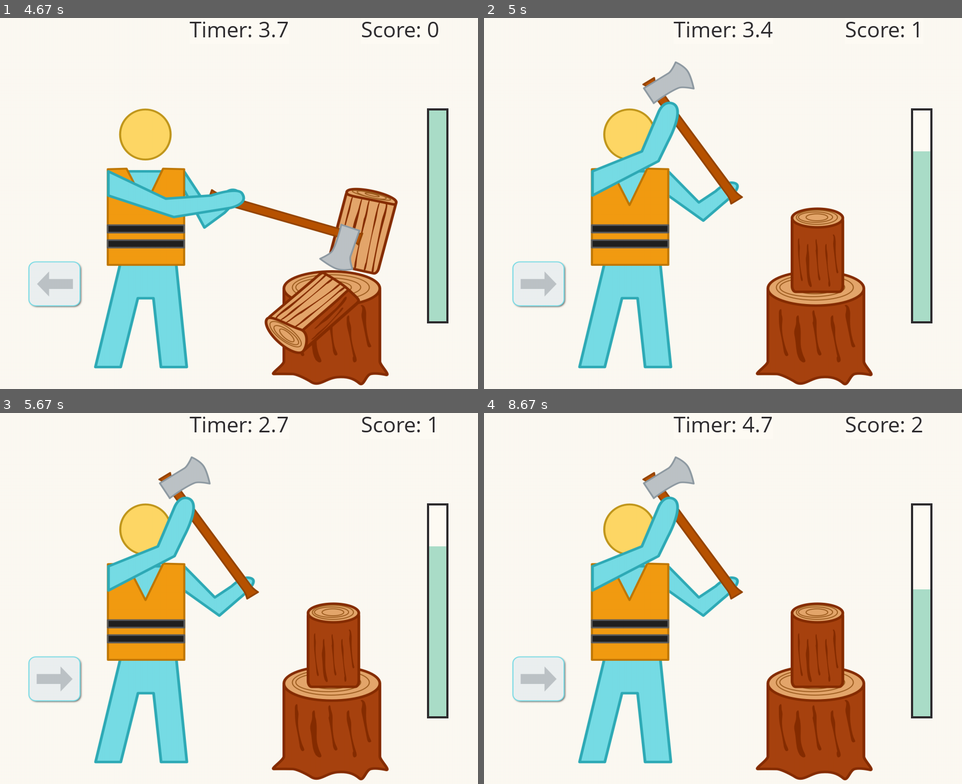
Above: before the commit, frames 1-4 (two rows, left to right).
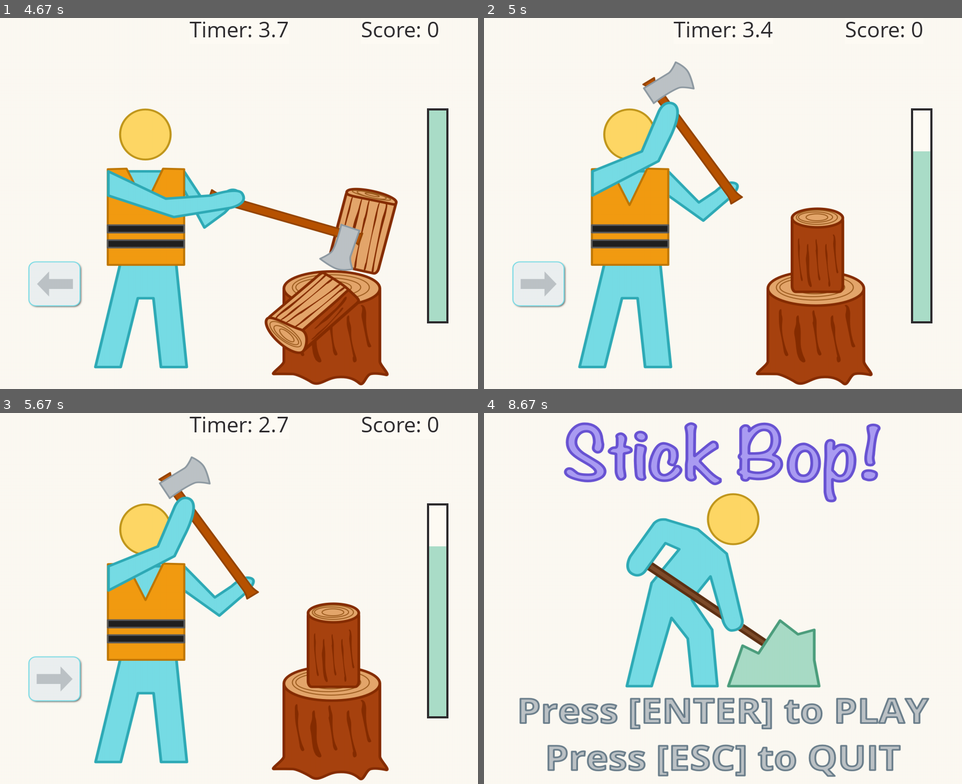
Above: after the commit, the same moments.

Repository: jwl-7/Stick-Bop
Game: pygame game, started from stick-bop.py
Same seed, same stepped clock (60 frames per second), same inputs: the game is played once before the commit and once after it.
Inputs:
- Up to frame 1 (4.67 s): tap Enter at 0.33 s; hold Left 3.4-3.87 s; hold Right 3.9-4.37 s; hold Right from 4.4 s (still down)
- Up to frame 2 (5 s): release Right at 4.87 s; hold Left from 4.9 s (still down)
- Up to frame 3 (5.67 s): release Left at 5.43 s; hold Left from 5.47 s (still down)
- Up to frame 4 (8.67 s): release Left at 5.87 s; hold Right 5.9-6.53 s; hold Left 6.57-7.03 s; hold Right 7.07-7.53 s; hold Right 7.57-8.03 s; tap Enter at 8.63 s

Frame 1 is identical in both runs. In frame 2, less than 0.1% of the frame differs, in the area x 89-92%, y 1-6%; in frame 3, less than 0.1%; in frame 4, 36%, in the area x 5-94%, y 0-99%.

Commit message:
fixed loss state

Diff:
--- a/stick-bop.py
+++ b/stick-bop.py
@@ -199,6 +199,7 @@
             self.done = True
             print('task_complete')
         elif timer <= 0:
+            self.next = 'loss'
             self.done = True
 
     def timer_check(self, score):
@@ -446,7 +447,7 @@
         timer_seconds = float(time_elapsed / 1000 % 60)
         timer = round(self.timer_start - timer_seconds, 1)
         timer_text = 'Timer: ' + str(timer)
-        score_text = 'Score: ' + str(self.count)
+        score_text = 'Score: ' + str(self.score)
         self.clear_text(self.fonts['OpenSans-Regular'], WHITE, timer_text, 40, self.screen_width/2, 0, screen)
         self.render_text(self.fonts['OpenSans-Regular'], BLACK, timer_text, 40, self.screen_width/2, 0, screen)
         self.clear_text(self.fonts['OpenSans-Regular'], WHITE, score_text, 40, self.screen_width-150, 0, screen)
